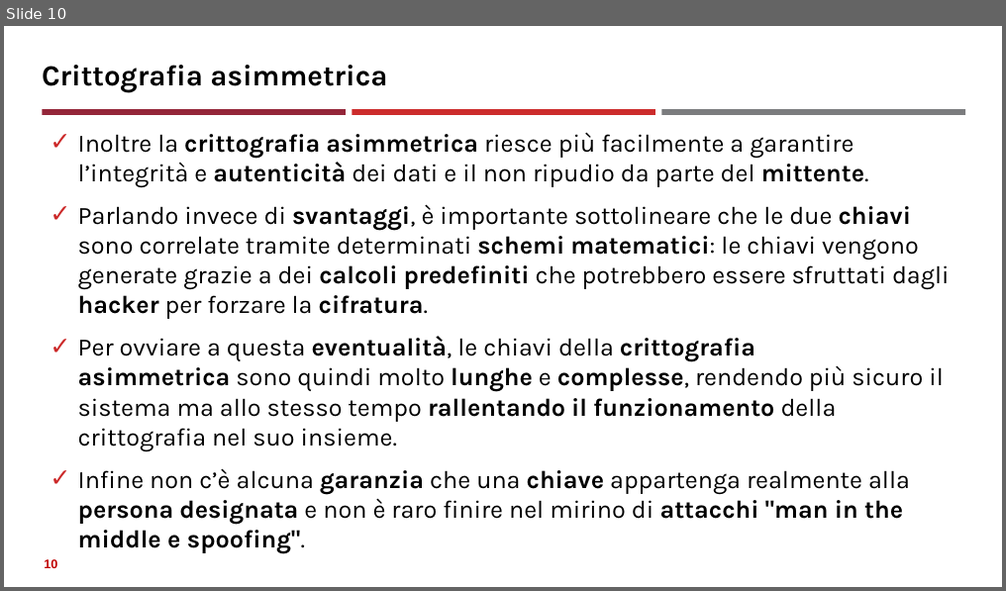
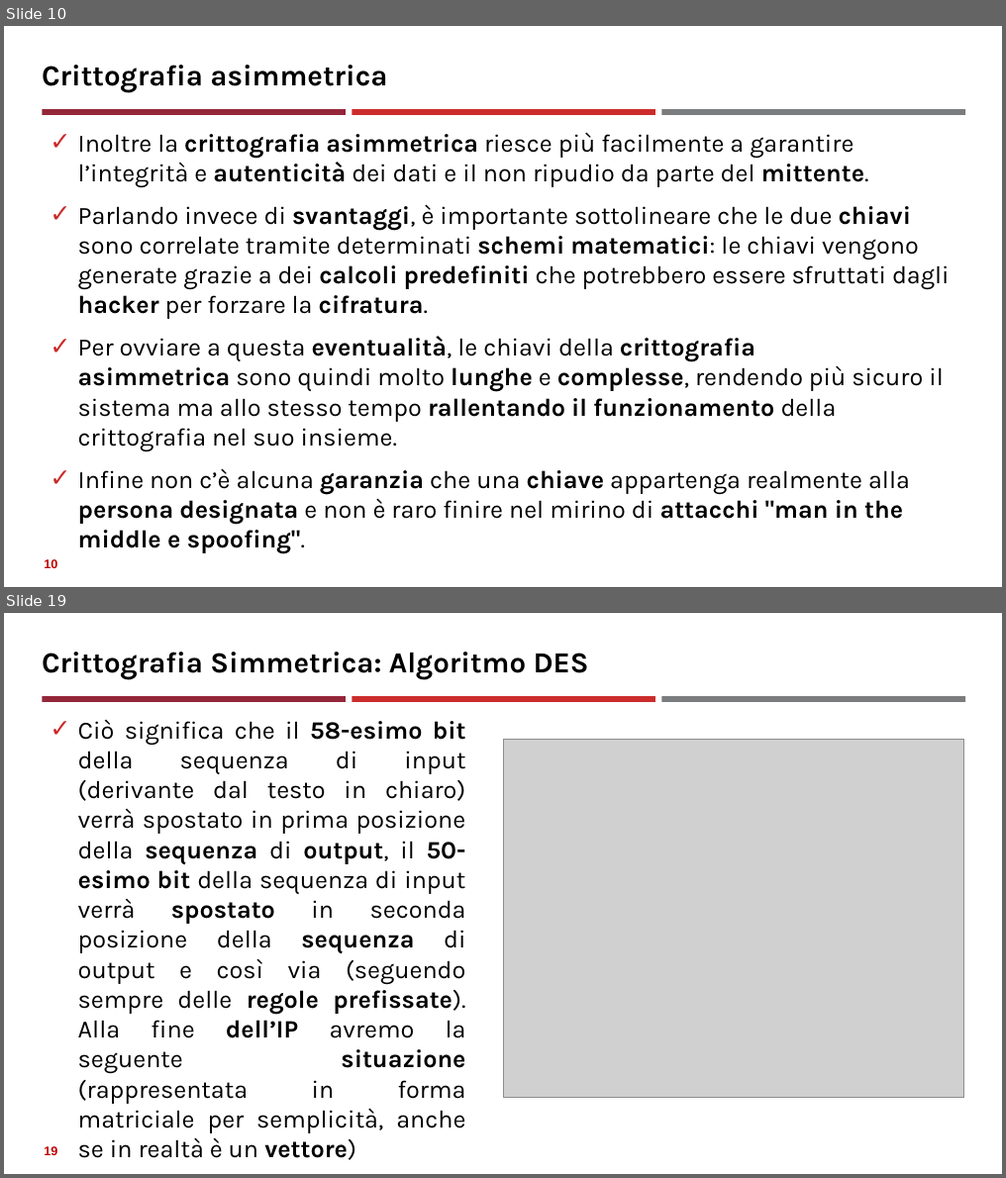
Before and after one commit to neural1977/data_science_interview_material, a slide deck: Assicurazioni/Tecniche crittografiche_ita.pptx. Shown one above the other, each under a label of ours: slide 10 before the commit, slides 10 and 19 after it; the slides between them are not shown. The pictures are 1006x591 and 1006x1178 pixels, drawn with LibreOffice and Linux fonts; fonts in the diff are those of the drawing; grey boxes stand for pictures. Boxes give left, top, right and bottom in pixels: in the first picture for what was removed or moved away, otherwise in the second. Text is boxed around its words. In the diff, an @@ line names an element or a change of style, - is before the commit and + after.

```diff
--- a/Assicurazioni/Tecniche crittografiche_ita.pptx
+++ b/Assicurazioni/Tecniche crittografiche_ita.pptx
@@ slide 19 added at [4, 613, 1002, 1174], background #FFFFFF; not listed: 3 template elements that a slide beside it also shows @@
@@ title added at [42, 652, 589, 680], 28 pt, text #000000, bold @@
+Crittografia Simmetrica: Algoritmo DES
@@ text added at [78, 720, 466, 1160], 24 pt, text #000000 @@
+✓ Ciò significa che il 58-esimo bit della sequenza di input (derivante dal testo in chiaro) verrà spostato in prima posizione della sequenza di output, il 50-esimo bit della sequenza di input verrà spostato in seconda posizione della sequenza di output e così via (seguendo sempre delle regole prefissate). Alla fine dell’IP avremo la seguente situazione (rappresentata in forma matriciale per semplicità, anche se in realtà è un vettore)
@@ picture added at [503, 739, 964, 1097] @@
@@ page number added at [44, 1147, 57, 1156], 12 pt, text #C00000, bold @@
+19
```
Also in this commit, not shown: 2 slides changed, 10 other slides added, 1 other file.
